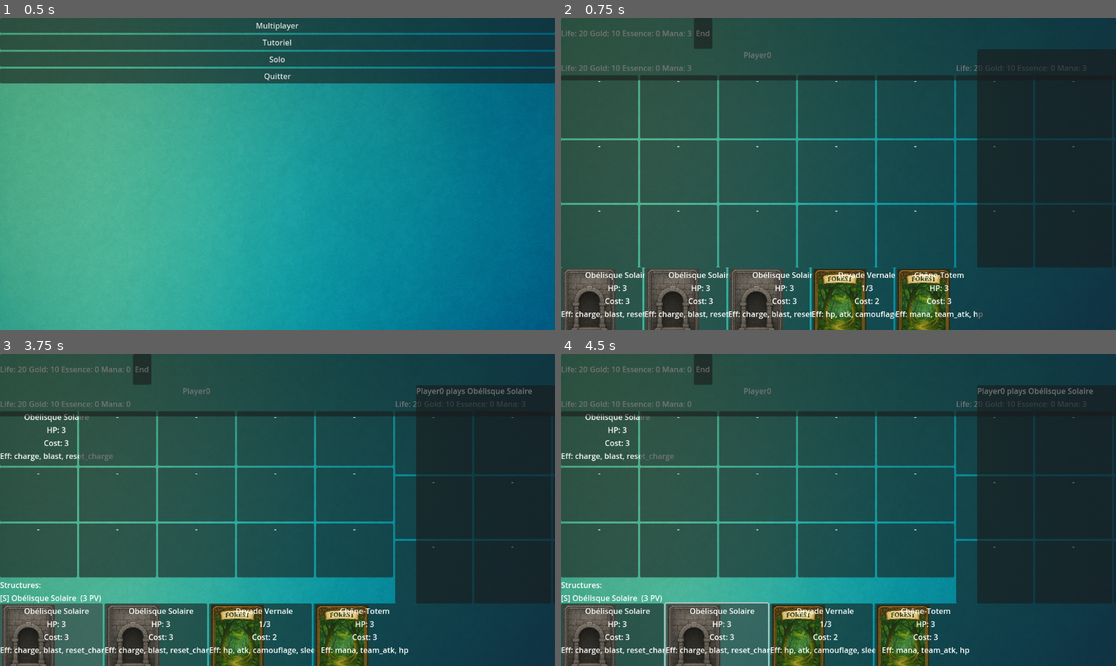
Above: before the commit, frames 1-4 (two rows, left to right).
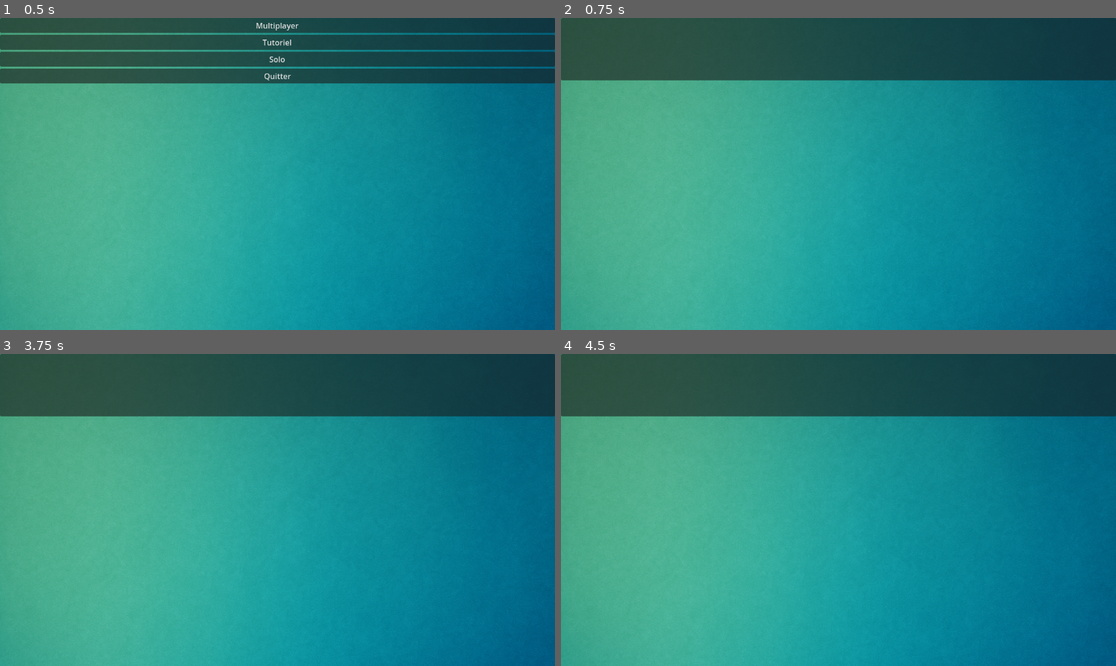
Above: after the commit, the same moments.

Repository: cbCielblanc/deckbuilding
Game: Godot game, scene res://scenes/MainMenu.tscn
Two runs of this game, one before a commit and one after it. Both use one fixed random seed, a clock stepped at 60 frames per second and the inputs below.
Inputs (mouse positions are in pixels of both pictures, inside the frame that each line leads up to):
- Up to frame 1 (0.5 s): no input
- Up to frame 2 (0.75 s): click "Tutoriel" at 0.5 s
- Up to frame 3 (3.75 s): click "Solo" at 1.25 s; click "Solo" at 2 s; click (144, 369) at 2.75 s, where only the run before the commit has a clickable "End"; click (38, 644) at 3.52 s
- Up to frame 4 (4.5 s): click (716, 644) at 4.27 s

Frame 1 is identical in both runs. In frame 2, 82% of the frame differs, in the area x 0-100%, y 0-100%; in frame 3, 76%; in frame 4, 77%.
Error after the commit: Parse Error: Used space character for indentation instead of tab as used before in the file. (res://scripts/game_manager.gd:135)

Commit message:
feat: open biome shop each season

Diff:
--- a/scripts/game_manager.gd
+++ b/scripts/game_manager.gd
@@ -133,7 +133,21 @@
 	board.remove_dead()
 
 func _on_season_start(_season:int) -> void:
-	terrain.season_update(SeasonManager.current())
+        terrain.season_update(SeasonManager.current())
+
+        var shop := BiomeShop.new()
+        shop.biome = SeasonManager.current()
+        add_child(shop)
+
+        var dialog : BiomeShopUI = preload("res://scenes/BiomeShopDialog.tscn").instantiate()
+        dialog.shop_path = shop.get_path()
+        $UI.add_child(dialog)
+        shop.connect("bought", Callable(self, "_on_shop_bought").bind(dialog, shop))
+        dialog.popup_centered()
+
+func _on_shop_bought(_p:Player, _c:Card, dialog:BiomeShopUI, shop:BiomeShop) -> void:
+        dialog.hide()
+        shop._refill()
 
 func _on_defeat(p : Player) -> void:
 	Logger.info("%s lost – Game Over" % p.name)
Not shown, changed: scenes/README.md
Not shown, changed: scripts/README.md
Not shown, changed: ui/README.md
